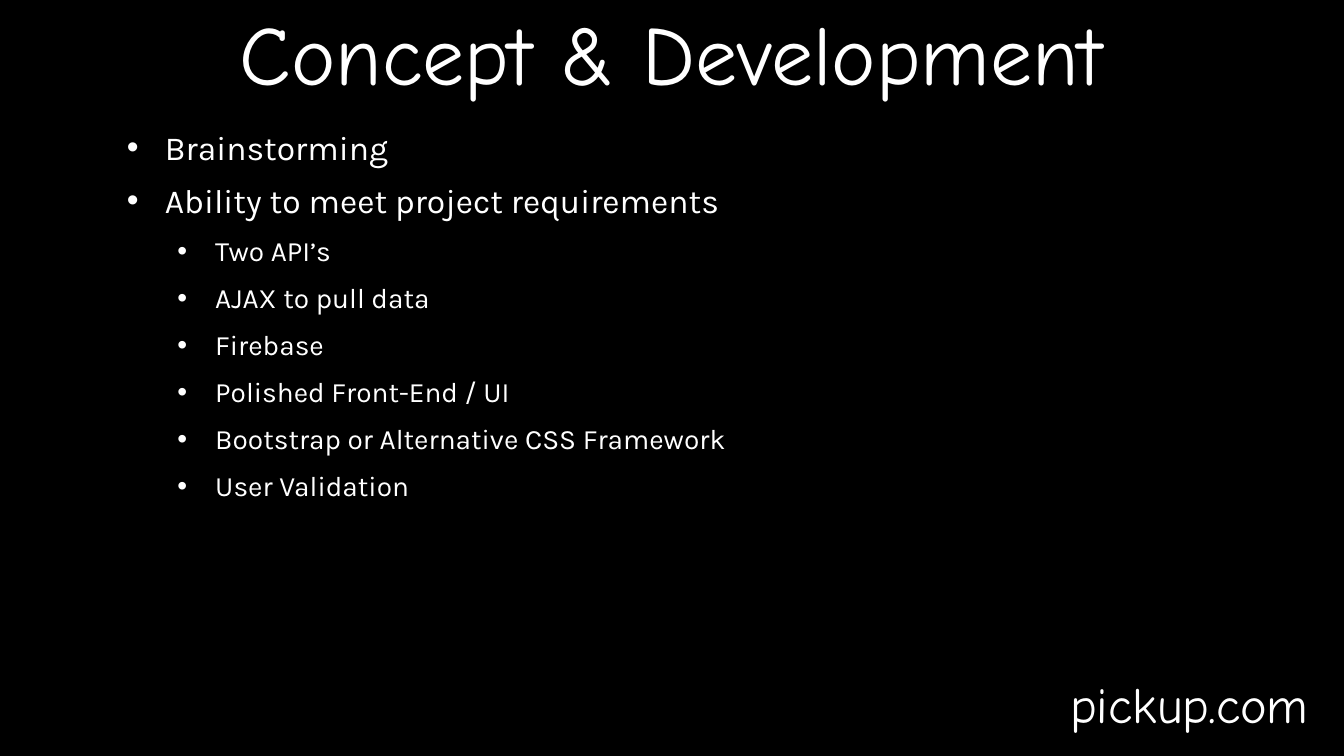
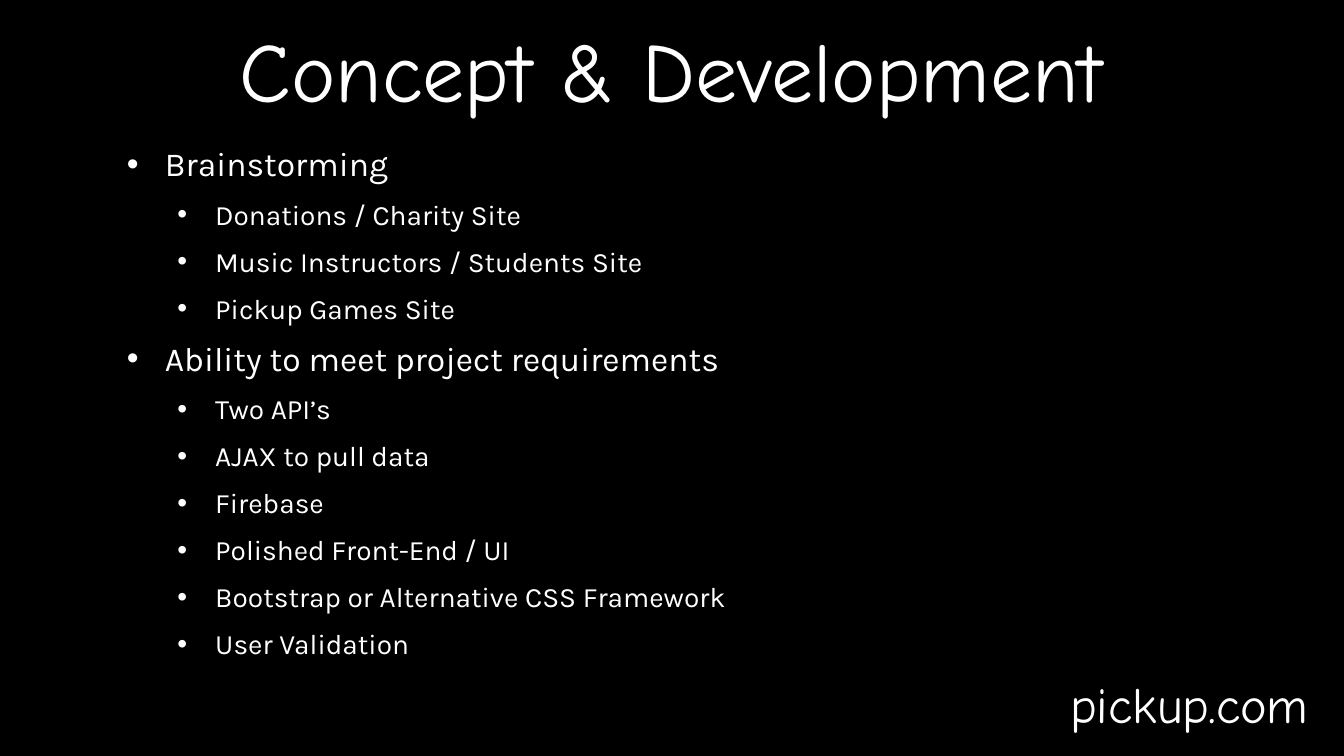
Before and after one commit to dsuare1/gp1, a slide deck: slide 3 of powerpoint/pickup.pptx. Drawn at 1344x756 pixels with LibreOffice and Linux fonts; fonts in the diff are those of the drawing; background and template pictures are left out. Boxes give left, top, right and bottom in pixels: in the first picture for what was removed or moved away, otherwise in the second. Text is boxed around its words. In the diff, an @@ line names an element or a change of style, - is before the commit and + after.

```diff
--- a/powerpoint/pickup.pptx
+++ b/powerpoint/pickup.pptx
@@ title "Concept & Development": place and size @@
-title "Concept & Development" at [240, 28, 1103, 102]
+title "Concept & Development" at [240, 45, 1103, 119]
@@ text "Brainstorming": place and size @@
-text "Brainstorming" at [165, 137, 725, 497]
+text "Brainstorming" at [165, 153, 725, 655]
@@ text at [215, 205, 642, 326]: paragraphs added @@
+  • Donations / Charity Site
+  • Music Instructors / Students Site
+  • Pickup Games Site
```
Also in this commit, not shown: 6 other slides changed, 11 other files.
